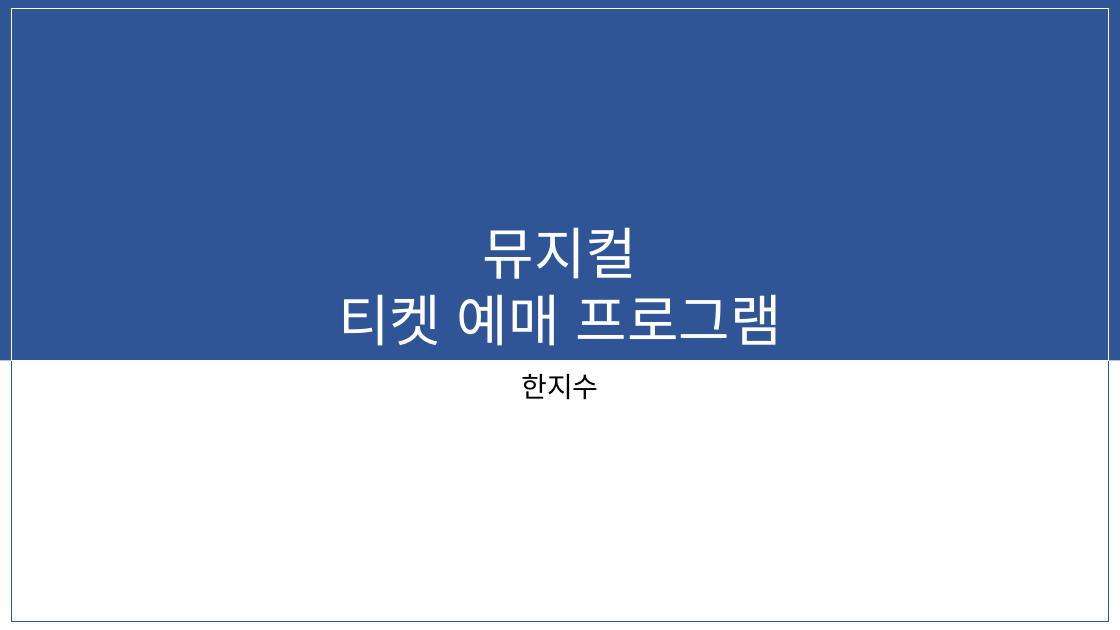
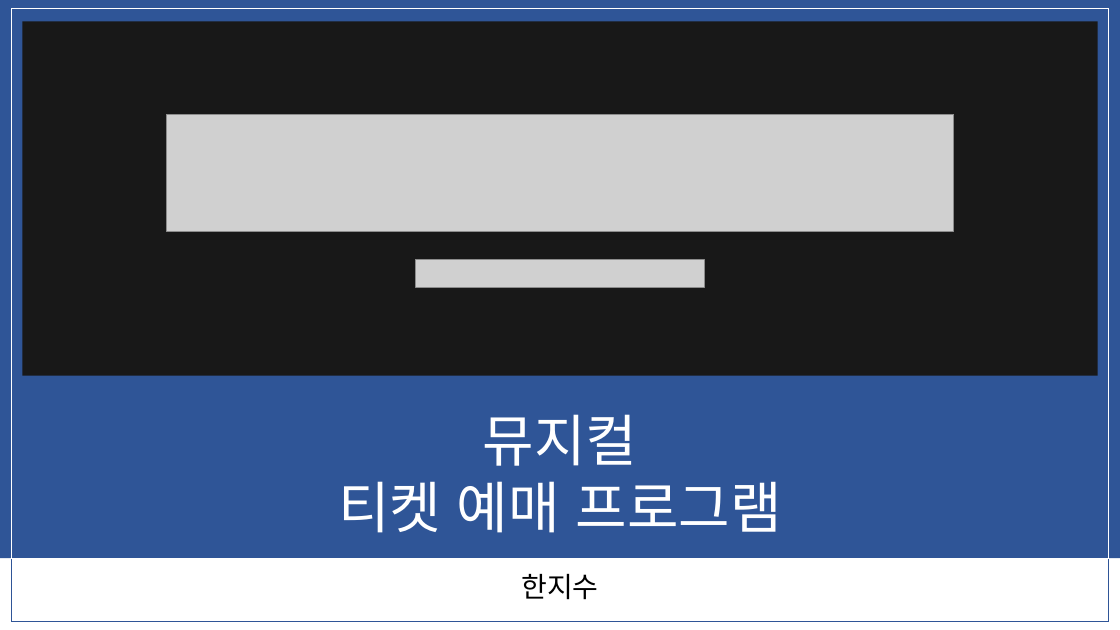
Before and after one commit to Jisoo77/backend, a slide deck: slide 1 of vsjava/java/bin/project1/뮤지컬티켓예매프로그램.pptx. Drawn at 1120x630 pixels with LibreOffice and Linux fonts; fonts in the diff are those of the drawing; grey boxes stand for pictures. Boxes give left, top, right and bottom in pixels: in the first picture for what was removed or moved away, otherwise in the second. Text is boxed around its words. In the diff, an @@ line names an element or a change of style, - is before the commit and + after.

```diff
--- a/vsjava/java/bin/project1/뮤지컬티켓예매프로그램.pptx
+++ b/vsjava/java/bin/project1/뮤지컬티켓예매프로그램.pptx
@@ rectangle: place and size @@
-rectangle at [0, 0, 1120, 360]
+rectangle at [0, 0, 1120, 558]
@@ rectangle: place and size @@
-rectangle at [11, 8, 1108, 360]
+rectangle at [11, 8, 1108, 558]
@@ rectangle added at [23, 21, 1098, 376], fill #181818 @@
@@ picture added at [166, 114, 954, 232] @@
@@ picture added at [416, 260, 704, 287] @@
@@ text "뮤지컬": place and size @@
-text "뮤지컬" at [338, 227, 782, 346]
+text "뮤지컬" at [338, 414, 782, 533]
@@ text "한지수": place and size @@
-text "한지수" at [521, 373, 598, 400]
+text "한지수" at [521, 573, 598, 600]
```
Also in this commit, not shown: 1 other slide changed, 1 slide added, 40 other files.
